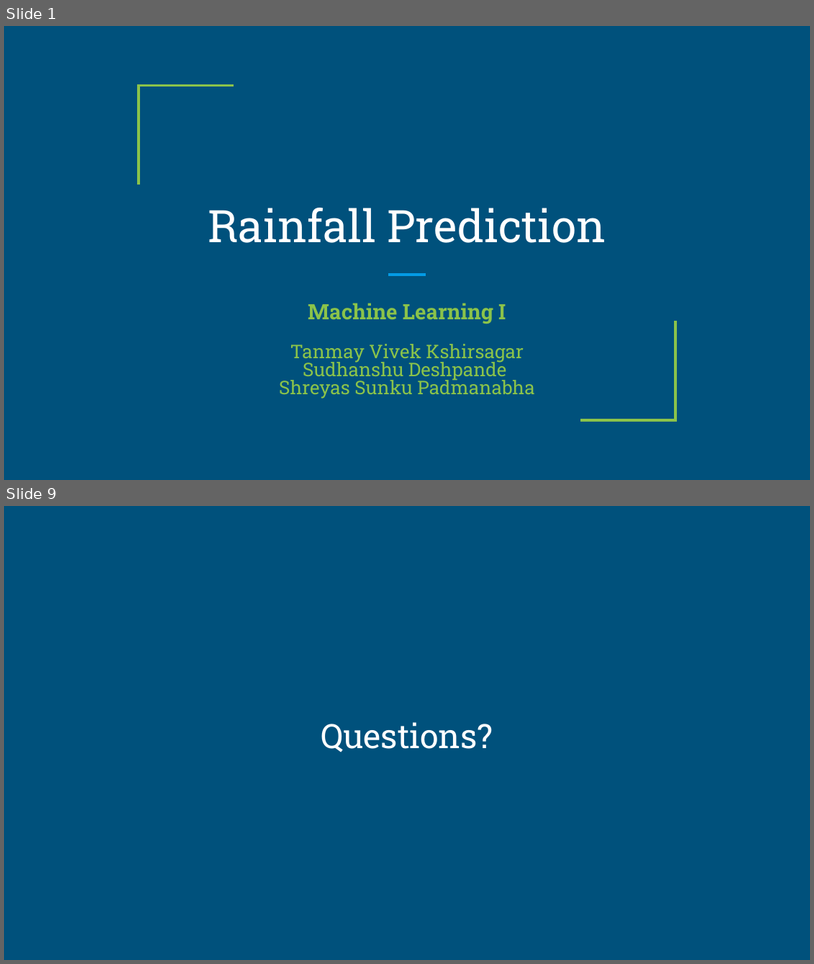
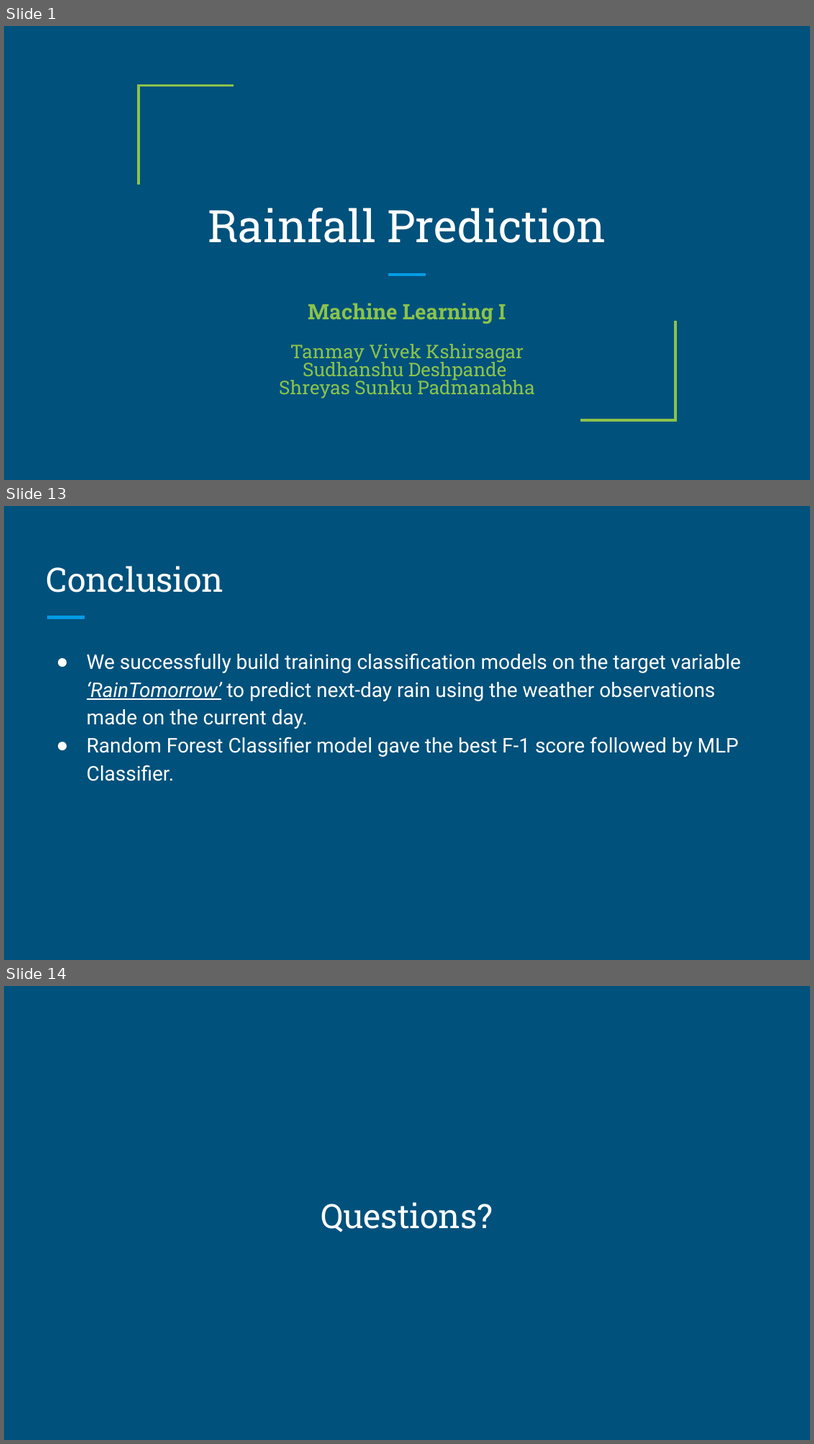
Before and after one commit to tanmayk26/FinalProject-Group3, a slide deck: Final-Group-Presentation/Final-Group-Presentation.pptx. Shown one above the other, each under a label of ours: slides 1 and 9 before the commit, slides 1, 13 and 14 after it; the slides between them are not shown. The pictures are 814x964 and 814x1444 pixels, drawn with LibreOffice and Linux fonts; fonts in the diff are those of the drawing. Boxes give left, top, right and bottom in pixels: in the first picture for what was removed or moved away, otherwise in the second. Text is boxed around its words. In the diff, an @@ line names an element or a change of style, - is before the commit and + after.

```diff
--- a/Final-Group-Presentation/Final-Group-Presentation.pptx
+++ b/Final-Group-Presentation/Final-Group-Presentation.pptx
@@ slide 13 added at (4, 506, 810, 960), background #00517C @@
@@ title added at (46, 566, 224, 592), 30 pt, text #FFFFFF @@
+Conclusion
@@ line added from (47, 618) to (85, 618), #039BE5 3 pt @@
@@ text added at (87, 653, 741, 781), 18 pt, text #FFFFFF @@
+● We successfully build training classification models on the target variable ‘RainTomorrow’ to predict next-day rain using the weather observations made on the current day.
+● Random Forest Classifier model gave the best F-1 score followed by MLP Classifier.
@@ what was slide 9 is now slide 14 @@
```
Also in this commit, not shown: 3 slides changed, 8 other slides added, 4 slides removed.
